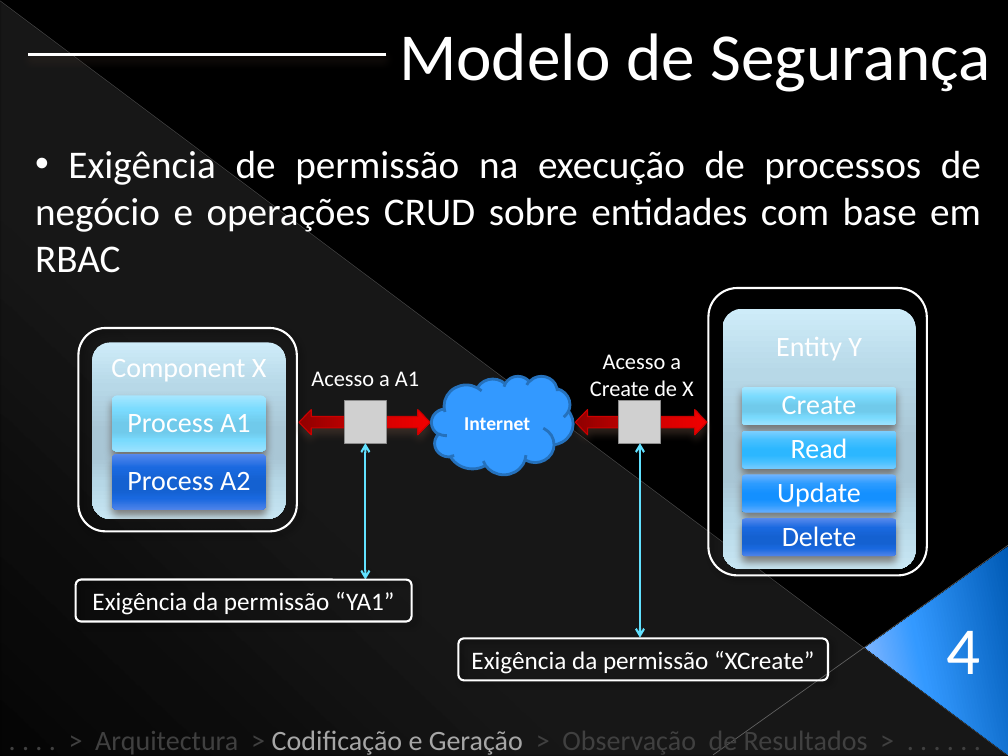
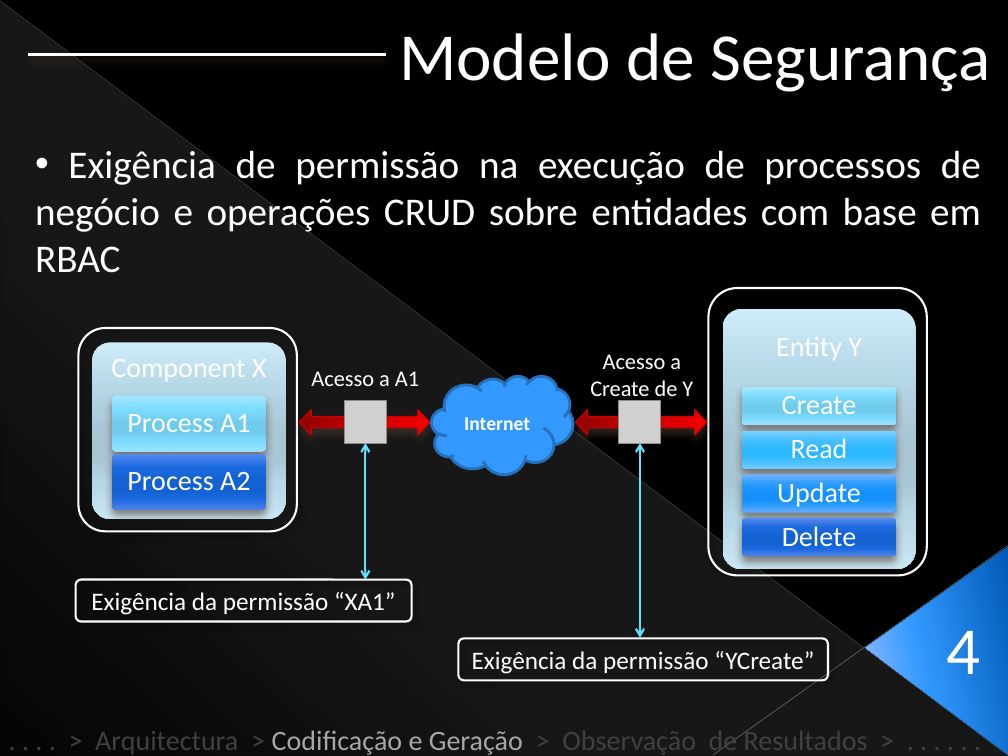
Before and after one commit to Netivski/projectoseminario, a slide deck: slide 21 of Apresentação Final/Presentation Sketch.pptx (slide 22 before the commit). Drawn at 1008x756 pixels with LibreOffice and Linux fonts; fonts in the diff are those of the drawing; grey boxes stand for pictures. Boxes give left, top, right and bottom in pixels: in the first picture for what was removed or moved away, otherwise in the second. Text is boxed around its words. In the diff, an @@ line names an element or a change of style, - is before the commit and + after.

```diff
--- a/Apresentação Final/Presentation Sketch.pptx
+++ b/Apresentação Final/Presentation Sketch.pptx
@@ text at (590, 354, 693, 402): text changed @@
-Acesso a Create de X
+Acesso a Create de Y
@@ text at (91, 592, 395, 615): text changed @@
-Exigência da permissão “YA1”
+Exigência da permissão “XA1”
@@ text at (472, 651, 814, 674): text changed @@
-Exigência da permissão “XCreate”
+Exigência da permissão “YCreate”
```
Also in this commit, not shown: 5 other slides changed, 1 slide removed, 1 other file.
